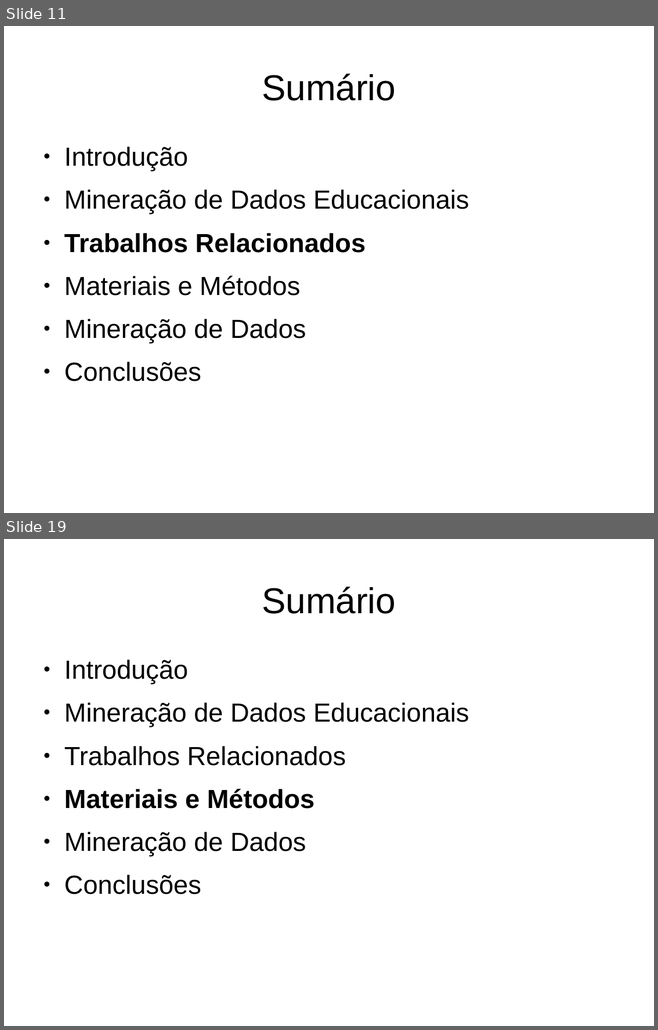
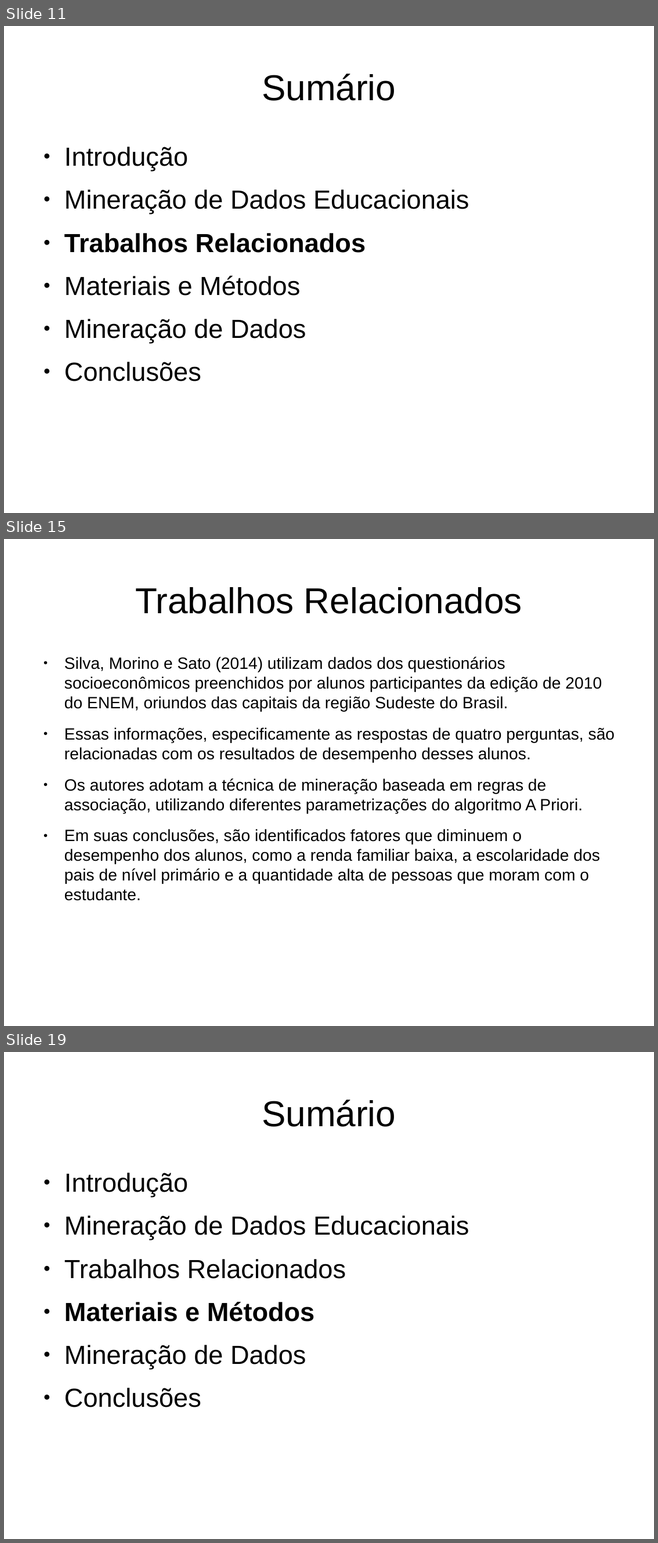
Before and after one commit to alexandre-costa-81/mpdc, a slide deck: mineracao-de-dados-educacionais-nos-resultados-do-enem-de-2015.odp. Shown one above the other, each under a label of ours: slides 11 and 19 before the commit, slides 11, 15 and 19 after it; the slides between them are not shown. The pictures are 658x1030 and 658x1543 pixels, drawn with LibreOffice and Linux fonts; fonts in the diff are those of the drawing. Boxes give left, top, right and bottom in pixels: in the first picture for what was removed or moved away, otherwise in the second. Text is boxed around its words. In the diff, an @@ line names an element or a change of style, - is before the commit and + after.

```diff
--- a/mineracao-de-dados-educacionais-nos-resultados-do-enem-de-2015.odp
+++ b/mineracao-de-dados-educacionais-nos-resultados-do-enem-de-2015.odp
@@ slide 15 added at [4,539,654,1026], background #FFFFFF @@
@@ title added at [135,587,522,614], 44 pt, text #000000 @@
+Trabalhos Relacionados
@@ text added at [64,657,615,901], 20 pt, text #000000 @@
+● Silva, Morino e Sato (2014) utilizam dados dos questionários socioeconômicos preenchidos por alunos participantes da edição de 2010 do ENEM, oriundos das capitais da região Sudeste do Brasil.
+● Essas informações, especificamente as respostas de quatro perguntas, são relacionadas com os resultados de desempenho desses alunos.
+● Os autores adotam a técnica de mineração baseada em regras de associação, utilizando diferentes parametrizações do algoritmo A Priori.
+● Em suas conclusões, são identificados fatores que diminuem o desempenho dos alunos, como a renda familiar baixa, a escolaridade dos pais de nível primário e a quantidade alta de pessoas que moram com o estudante.
```
Also in this commit, not shown: 13 slides changed, 11 other slides added, 12 slides removed, 2 other files.
